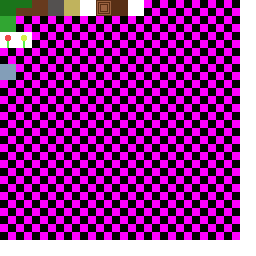
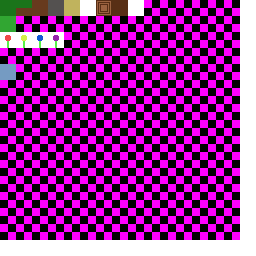
Revision of a layered w=256, h=256 image; what changed, layer by layer:
painted on "water" over [0, 64, 16, 80]
painted on "atlas.png" over [32, 32, 64, 48]
